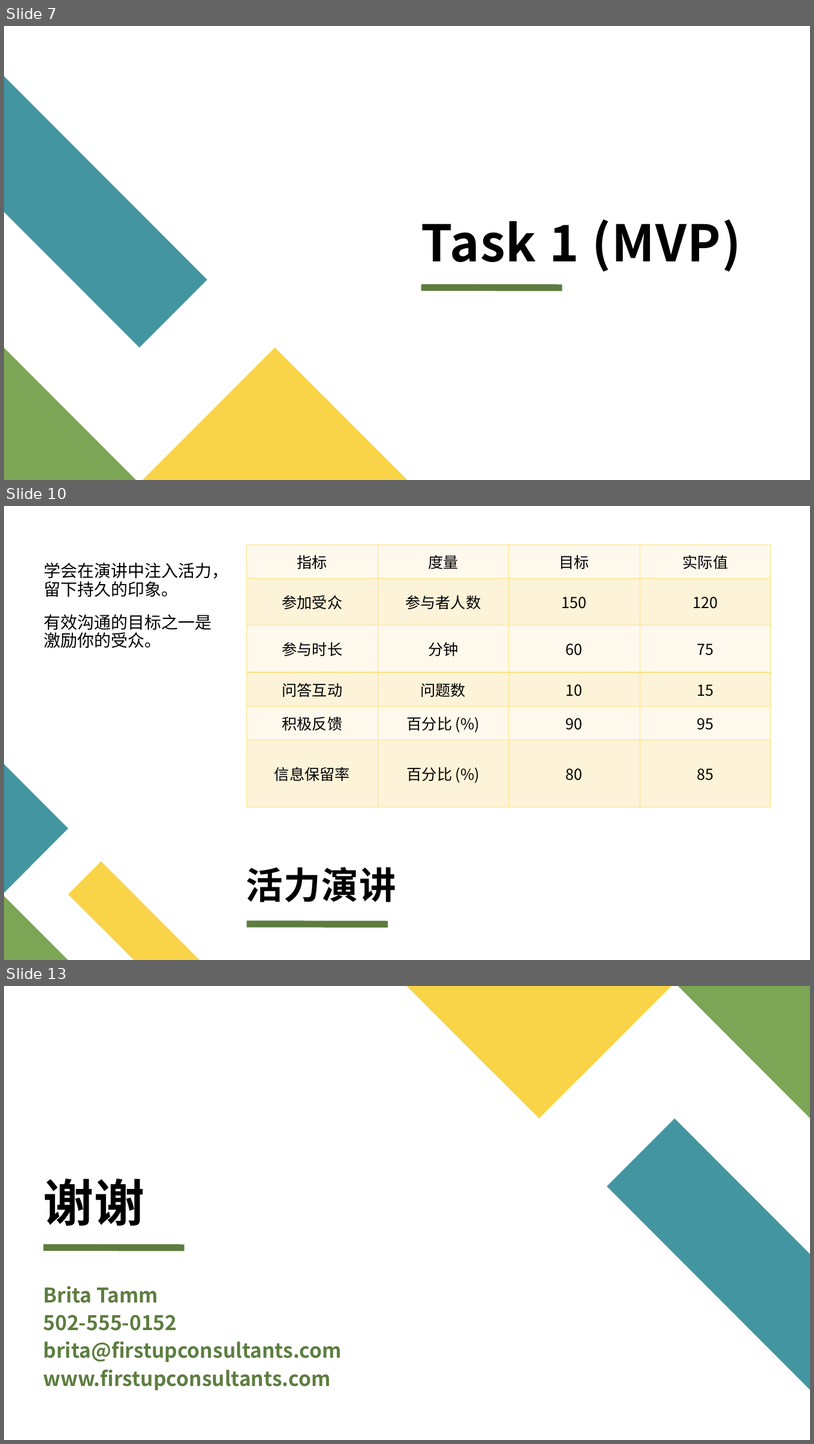
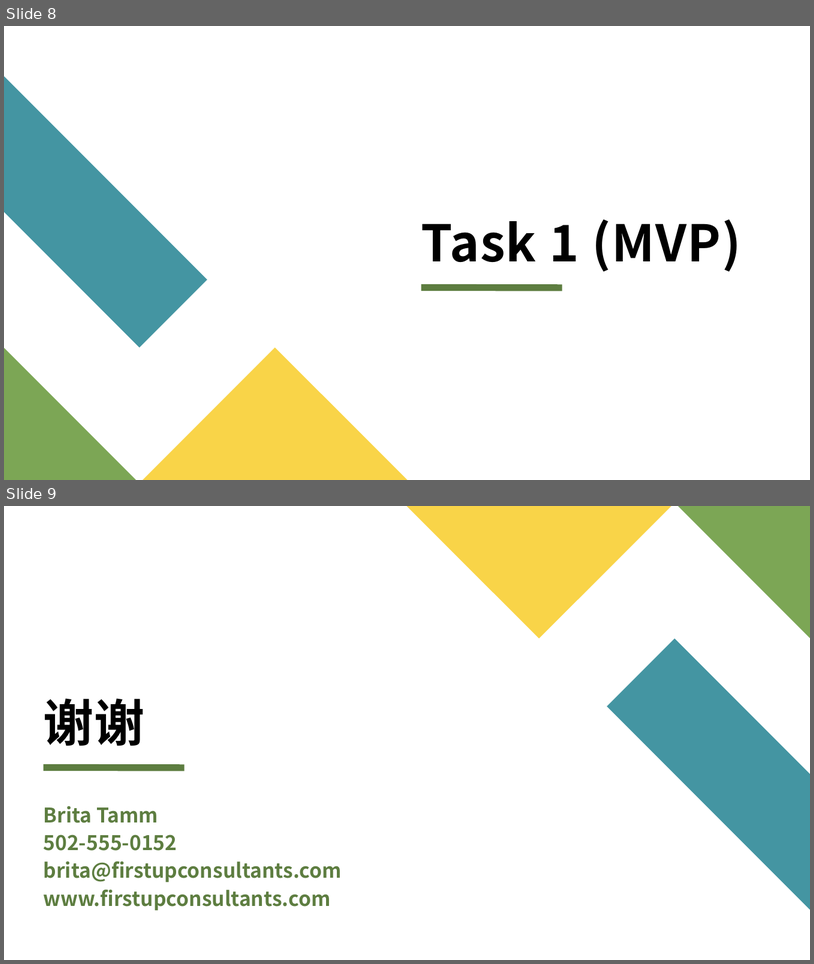
Before and after one commit to mooncakes0/ECE2071_project_F08, a slide deck: ECE2071_Project_F08_PPTslides.pptx. Shown one above the other, each under a label of ours: slides 7, 10 and 13 before the commit, slides 8 and 9 after it; the slides between them are not shown. The pictures are 814x1444 and 814x964 pixels, drawn with LibreOffice and Linux fonts; fonts in the diff are those of the drawing. Boxes give left, top, right and bottom in pixels: in the first picture for what was removed or moved away, otherwise in the second. Text is boxed around its words. In the diff, an @@ line names an element or a change of style, - is before the commit and + after.

```diff
--- a/ECE2071_Project_F08_PPTslides.pptx
+++ b/ECE2071_Project_F08_PPTslides.pptx
@@ slide 10 removed at box(4, 506, 810, 960), background #FFFFFF @@
@@ table removed at box(246, 545, 771, 807), 6 rows, 4 columns @@
-指标 | 度量 | 目标 | 实际值
-参加受众 | 参与者人数 | 150 | 120
-参与时长 | 分钟 | 60 | 75
-问答互动 | 问题数 | 10 | 15
-积极反馈 | 百分比 (%) | 90 | 95
-信息保留率 | 百分比 (%) | 80 | 85
@@ text removed at box(44, 562, 229, 648) @@
-学会在演讲中注入活力，留下持久的印象。
-有效沟通的目标之一是激励你的受众。
@@ freeform shape removed at box(4, 765, 68, 892) @@
@@ freeform shape removed at box(68, 861, 200, 960) @@
@@ title removed at box(246, 867, 396, 902) @@
-活力演讲
@@ freeform shape removed at box(4, 895, 68, 960) @@
@@ line removed from (246, 924) to (388, 924) @@
@@ what was slide 7 is now slide 8 @@
@@ what was slide 13 is now slide 9 @@
```
Also in this commit, not shown: 1 slide changed, 2 slides added, 5 other slides removed, 1 other file.
